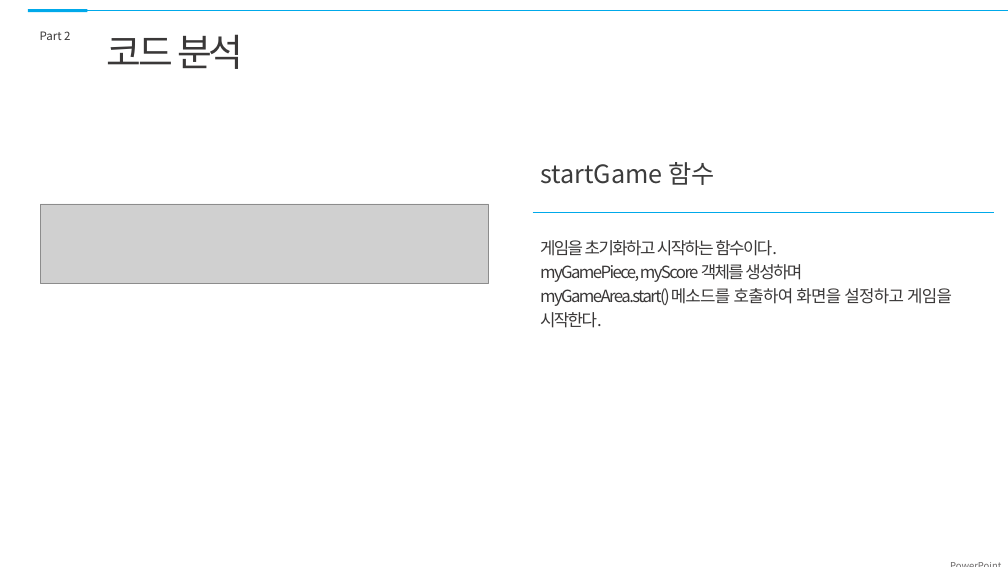
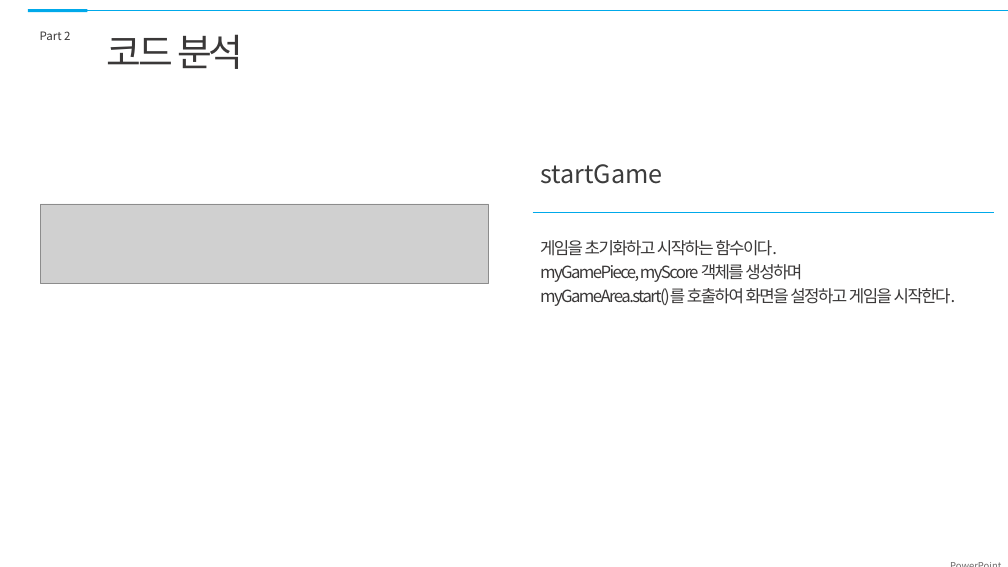
Before and after one commit to Mr-Forger/GP, a slide deck: slide 6 of 231108/231108ppt.pptx. Drawn at 1008x567 pixels with LibreOffice and Linux fonts; fonts in the diff are those of the drawing; grey boxes stand for pictures. Boxes give left, top, right and bottom in pixels: in the first picture for what was removed or moved away, otherwise in the second. Text is boxed around its words. In the diff, an @@ line names an element or a change of style, - is before the commit and + after.

```diff
--- a/231108/231108ppt.pptx
+++ b/231108/231108ppt.pptx
@@ text at [540, 164, 662, 184]: text changed @@
-startGame 함수
+startGame
@@ text at [540, 288, 956, 306]: text changed @@
-myGameArea.start()메소드를 호출하여 화면을 설정하고 게임을 시작한다.
+myGameArea.start()를 호출하여 화면을 설정하고 게임을 시작한다.
```
Also in this commit, not shown: 3 other slides changed.
